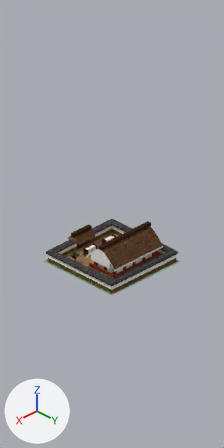
Renders of the Blender file buildings/city_buildings/43_nara_shakyo_kobo/nara_10_shakyo_kobo.blend from each side of a commit.
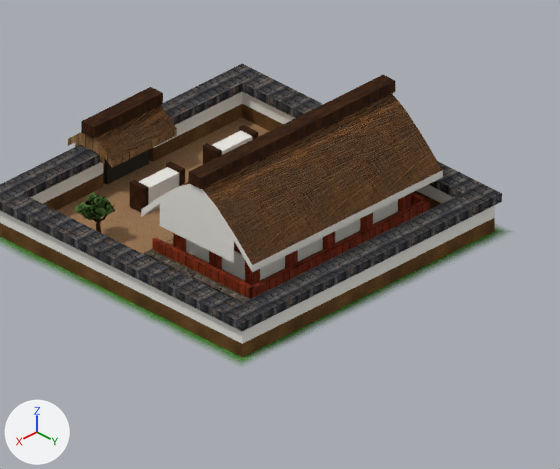
Each version appears first from the file's camera 'SIMUTRANS_CAM', and next in a close-up on the part from 22% to 86% of the width and 45% to 72% of the height. The lights are fixed; the arrows at lower left show +X, +Y and +Z. The first two pictures are the older version.

Objects in the first close-up: 'Tree_broadleaf_580', 'nara_10_shakyo_kobo_mesh'.
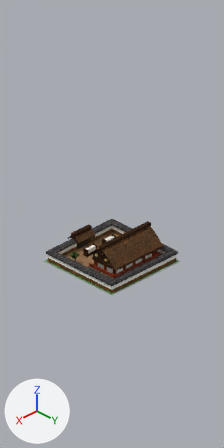
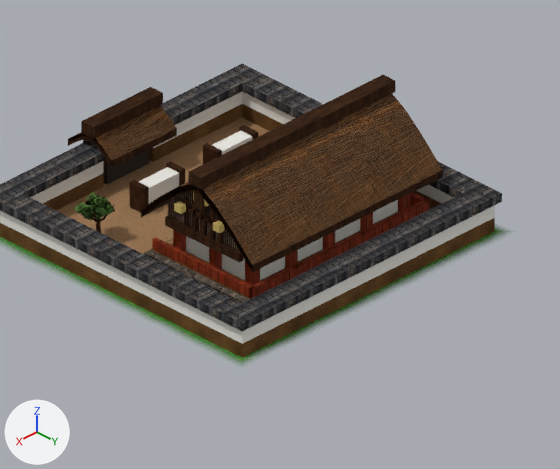
What differs and where, as boxes (x1, y1, x2, y2) in the close-ups (560 x 469 px):
part 1 of me_nara_10_shakyo_kobo_mesh, added: after (165, 216, 243, 262)
part 2 of me_nara_10_shakyo_kobo_mesh, added: after (194, 190, 206, 211)
part 3 of me_nara_10_shakyo_kobo_mesh, added: after (174, 201, 186, 214)
part 4 of me_nara_10_shakyo_kobo_mesh, added: after (213, 220, 225, 233)
part 5 of me_nara_10_shakyo_kobo_mesh, added: after (187, 206, 226, 229)
part 6 of me_nara_10_shakyo_kobo_mesh, added: after (184, 197, 189, 227)
part 7 of me_nara_10_shakyo_kobo_mesh, added: after (193, 200, 198, 232)
part 8 of me_nara_10_shakyo_kobo_mesh, added: after (201, 210, 206, 236)
part 9 of me_nara_10_shakyo_kobo_mesh, added: after (210, 207, 215, 240)
part 10 of me_nara_10_shakyo_kobo_mesh, added: after (218, 218, 223, 244)
part 11 of me_nara_10_shakyo_kobo_mesh, cut back: before (75, 139, 104, 164); after (69, 133, 112, 163)
part 12 of me_nara_10_shakyo_kobo_mesh, cut back: before (160, 190, 234, 263); after (141, 185, 261, 273)
part 13 of me_nara_10_shakyo_kobo_mesh, recoloured: (141, 170, 443, 272) in both
part 14 of me_nara_10_shakyo_kobo_mesh, recoloured (brown to black): (68, 128, 177, 168) in both

What changed in the scene script:
```text
Add img_tsuma_kirengoshi_png:
    img_tsuma_kirengoshi_png = load_image('tsuma_kirengoshi.png', '../../../Texture/tsuma_kirengoshi.png', 512, 256, 'sRGB')
Add mat_nara_tsumakirengoshi:
    mat_nara_tsumakirengoshi = bpy.data.materials.new('Nara_TsumaKirengoshi')
    # uses the picture img_tsuma_kirengoshi_png
Add mat_nara_goldfinial:
    mat_nara_goldfinial = principled_material('Nara_GoldFinial')
    mat_nara_goldfinial.base_color = (0.76, 0.58, 0.18)  # yellow #e2c876
    mat_nara_goldfinial.metallic = 0.35
    mat_nara_goldfinial.roughness = 0.45
    mat_nara_goldfinial.specular_ior_level = 0.14
Change me_nara_10_shakyo_kobo_mesh:
    used by ob_nara_10_shakyo_kobo_mesh; location = (0.0, 0.0, 0.0)
    remove me_nara_10_shakyo_kobo_mesh.from_pydata(...)  # 504 vertices, 376 faces; spans x -0.95..0.95, y -0.97..0.95, z 0.0..0.66
    add me_nara_10_shakyo_kobo_mesh.from_pydata(...)  # 908 vertices, 616 faces; spans x -0.95..0.95, y -0.97..0.95, z 0.0..0.66
    me_nara_10_shakyo_kobo_mesh part 1: a new loose piece, a box spanning x 0.505..0.533, y 0.007..0.513, z 0.257..0.305, in mat_nara_wooddark
    me_nara_10_shakyo_kobo_mesh part 2: a new loose piece, a box spanning x 0.537..0.561, y 0.231..0.289, z 0.461..0.566, in mat_nara_wooddark
    me_nara_10_shakyo_kobo_mesh part 3: a new loose piece, a box spanning x 0.534..0.57, y 0.106..0.15, z 0.394..0.434, in mat_nara_goldfinial (yellow #e2c876)
    me_nara_10_shakyo_kobo_mesh part 4: a new loose piece, a box spanning x 0.534..0.57, y 0.37..0.414, z 0.394..0.434, in mat_nara_goldfinial (yellow #e2c876)
    me_nara_10_shakyo_kobo_mesh part 5: a new loose piece, a box spanning x 0.515..0.531, y 0.118..0.402, z 0.392..0.416, in mat_nara_wooddark
    me_nara_10_shakyo_kobo_mesh part 6: a new loose piece, a box spanning x 0.515..0.531, y 0.133..0.153, z 0.305..0.459, in mat_nara_wooddark
    me_nara_10_shakyo_kobo_mesh part 7: a new loose piece, a box spanning x 0.515..0.531, y 0.192..0.212, z 0.305..0.499, in mat_nara_wooddark
    me_nara_10_shakyo_kobo_mesh part 8: a new loose piece, a box spanning x 0.515..0.531, y 0.25..0.27, z 0.305..0.539, in mat_nara_wooddark
    me_nara_10_shakyo_kobo_mesh part 9: a new loose piece, a box spanning x 0.515..0.531, y 0.308..0.328, z 0.305..0.499, in mat_nara_wooddark
    me_nara_10_shakyo_kobo_mesh part 10: a new loose piece, a box spanning x 0.515..0.531, y 0.367..0.387, z 0.305..0.459, in mat_nara_wooddark
    me_nara_10_shakyo_kobo_mesh part 11: 2 vertices removed from x 0.22, y -0.92..-0.72, z 0.17; 55 vertices added at x 0.17..0.22, y -0.97..-0.67, z 0.17..0.31
    me_nara_10_shakyo_kobo_mesh part 12: 2 vertices removed from x 0.57, y 0.01..0.51, z 0.27; 55 vertices added at x 0.51..0.57, y -0.12..0.64, z 0.27..0.61
    me_nara_10_shakyo_kobo_mesh part 13: 20 faces spanning x -0.73..0.57, y -0.12..0.64, z 0.27..0.62 switch from mat_nara_plaster (white #eceae3) to mat_nara_wooddark
    me_nara_10_shakyo_kobo_mesh part 14: 20 faces spanning x -0.22..0.22, y -0.97..-0.67, z 0.17..0.31 switch from mat_nara_woodplain to mat_nara_wooddark
    other edits to the shape of me_nara_10_shakyo_kobo_mesh do not show in these pictures
    add me_nara_10_shakyo_kobo_mesh.materials.append(mat_nara_goldfinial)  # yellow #e2c876
    add me_nara_10_shakyo_kobo_mesh.materials.append(mat_nara_tsumakirengoshi)
```
